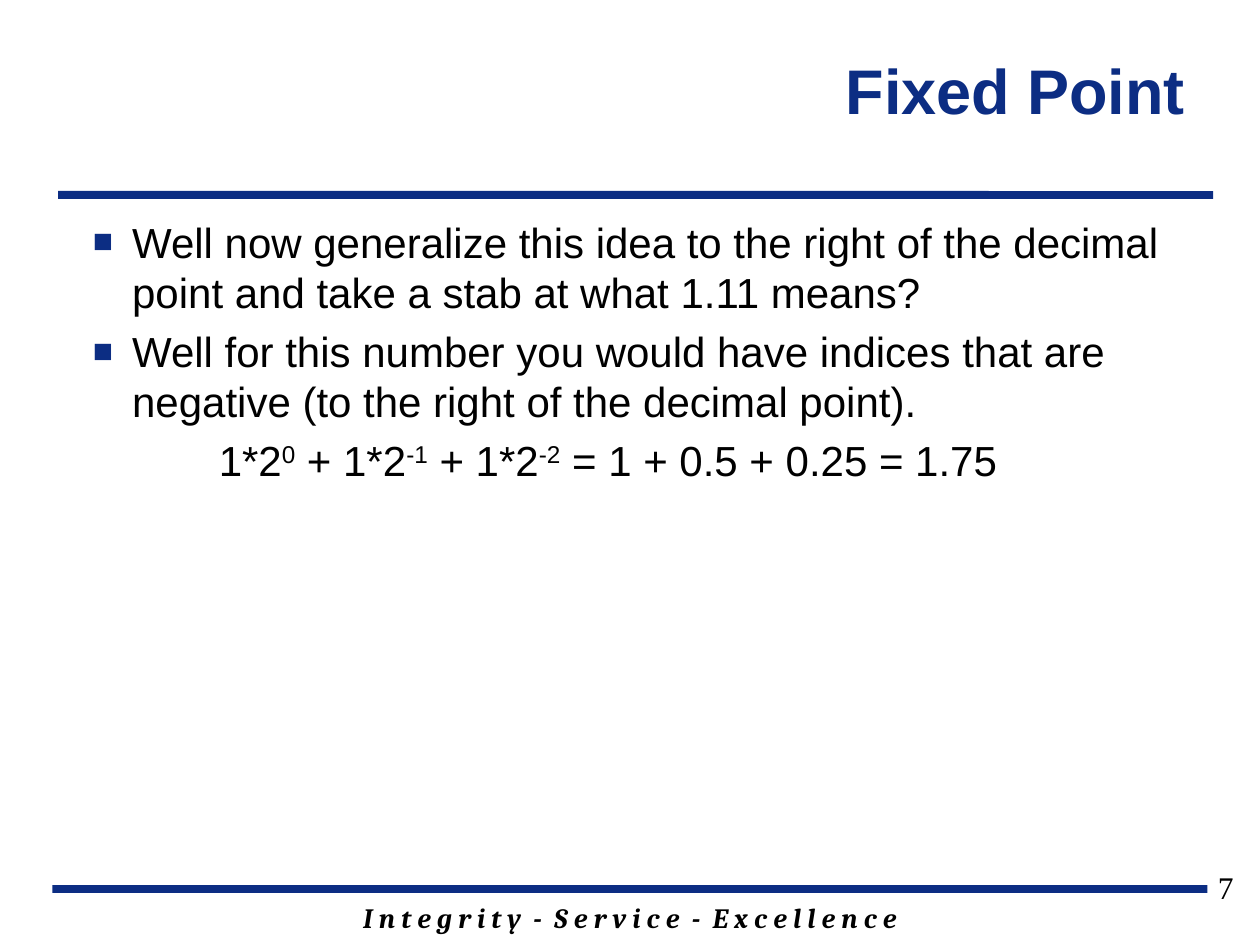
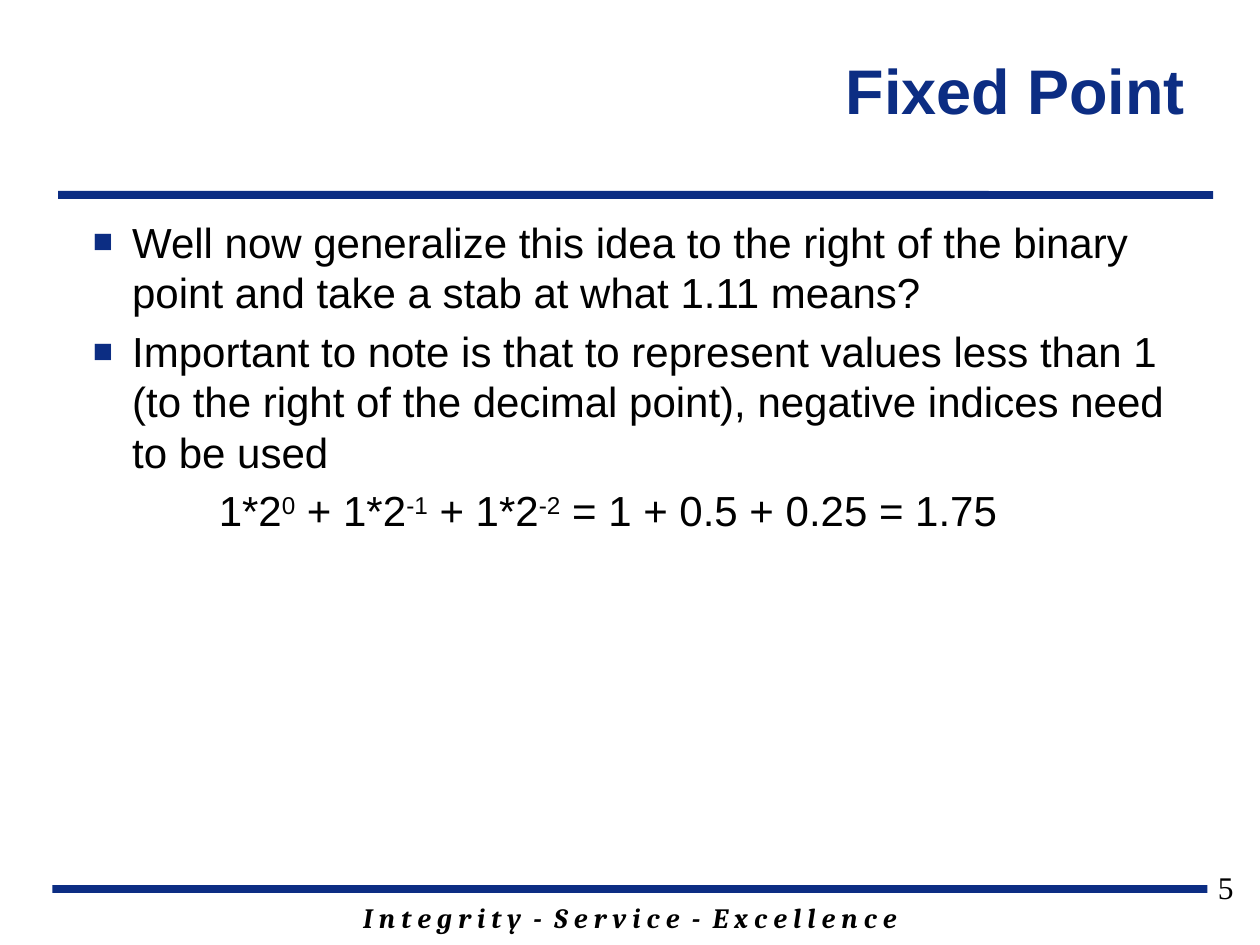
Before and after one commit to jfalkinburg/ECE383_web, a slide deck: slide 5 of lecture/slides/ECE_383_Lec23.pptx (slide 7 before the commit). Drawn at 1260x945 pixels with LibreOffice and Linux fonts; fonts in the diff are those of the drawing; background and template pictures are left out. Boxes give left, top, right and bottom in pixels: in the first picture for what was removed or moved away, otherwise in the second. Text is boxed around its words. In the diff, an @@ line names an element or a change of style, - is before the commit and + after.

```diff
--- a/lecture/slides/ECE_383_Lec23.pptx
+++ b/lecture/slides/ECE_383_Lec23.pptx
@@ text at <box>132,227,1163,469</box>: text changed @@
-■ Well now generalize this idea to the right of the decimal point and take a stab at what 1.11 means?
-■ Well for this number you would have indices that are negative (to the right of the decimal point).
+■ Well now generalize this idea to the right of the binary point and take a stab at what 1.11 means?
+■ Important to note is that to represent values less than 1 (to the right of the decimal point), negative indices need to be used
@@ page number at <box>1218,878,1234,900</box>: text changed @@
-7
+5
```
Also in this commit, not shown: 6 other slides changed, 4 slides added, 1 slide removed, 4 other files.
